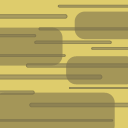
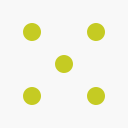
Layered file, before and after one edit (w=128, h=128). Changes by layer:
removed layer "Shape 4" (was darken, 58%) over [0,11,128,128]
removed layer "Shape 17" over [0,4,128,122]
added layer "Ellipse 1 copy 14" above "Ellipse 1 copy 13" over [87,23,105,41]
added layer "Ellipse 1 copy 13" above "Ellipse 1 copy 12" over [23,23,41,41]
added layer "Ellipse 1 copy 12" above "Ellipse 1 copy 11" over [23,87,41,105]
added layer "Ellipse 1 copy 11" above "Ellipse 1 copy 10" over [87,87,105,105]
added layer "Ellipse 1 copy 10" above "Layer 1" over [55,55,73,73]
painted on "Layer 0" over [0,0,128,128]
